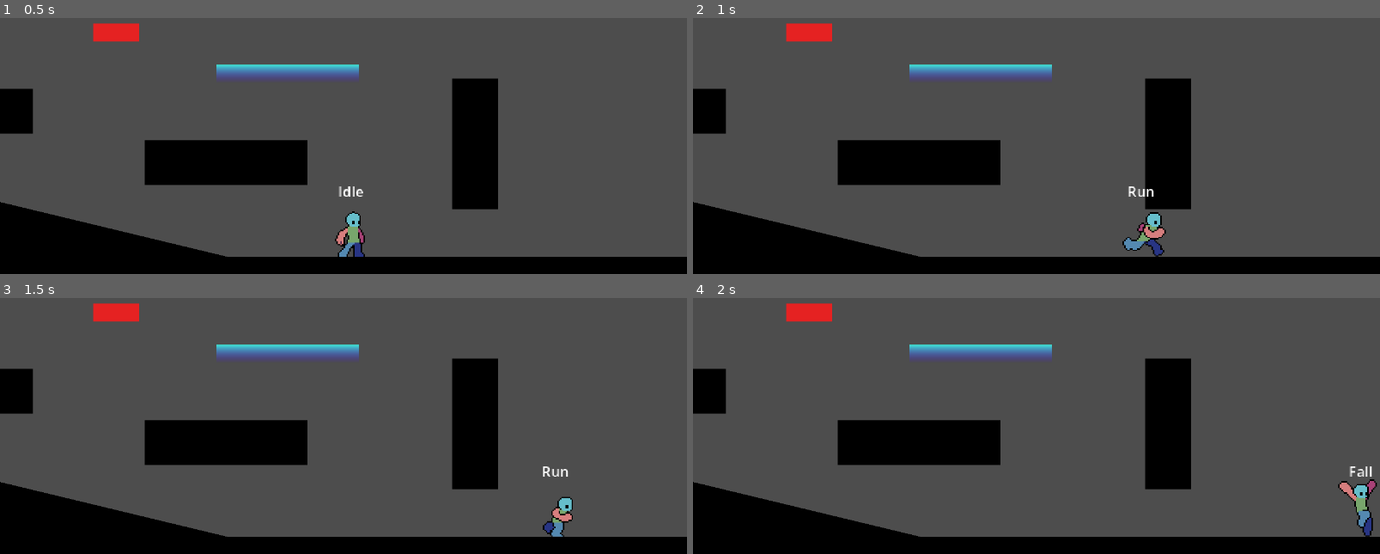
Above: before the commit, frames 1-4 (two rows, left to right).
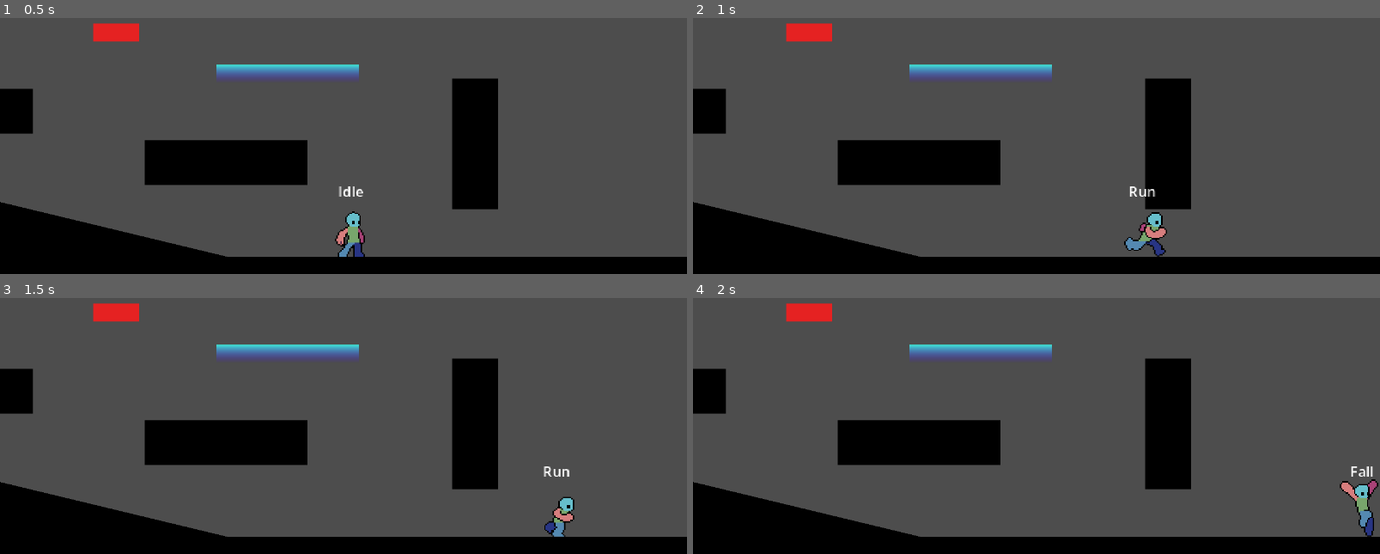
Above: after the commit, the same moments.

Repository: TianJunShi1/harry-forge
Game: Godot game, scene res://playground.tscn
The game is run twice, just before and just after one commit, with the same random seed, the same clock (stepped at 60 frames per second) and the same inputs.
Inputs:
- Up to frame 1 (0.5 s): no input
- Up to frame 2 (1 s): tap Enter (ui_accept) at 0.5 s; hold D (right) from 0.53 s (still down); tap Shift (run) at 0.6 s; tap Space (jump) at 0.77 s
- Up to frame 3 (1.5 s): keep holding D (right); tap Shift (run) at 1.35 s
- Up to frame 4 (2 s): keep holding D (right); tap Space (jump) at 1.52 s

Frame 1 is identical in both runs. In frame 2, 0.3% of the frame differs, in the area x 62-69%, y 65-94%; in frame 3, 0.3%; in frame 4, 0.4%, in the area x 93-100%, y 65-94%.

Commit message:
#4月20日 修改play碰撞体

Diff:
--- a/Player/player.tscn
+++ b/Player/player.tscn
@@ -359,8 +359,7 @@
 "speed": 15.0
 }]
 
-[sub_resource type="RectangleShape2D" id="RectangleShape2D_hvfyp"]
-size = Vector2(16, 28)
+[sub_resource type="CapsuleShape2D" id="CapsuleShape2D_5htga"]
 
 [node name="Player" type="CharacterBody2D" unique_id=330197014]
 collision_mask = 15
@@ -394,8 +393,8 @@
 animation = &"crouch"
 
 [node name="CollisionShape2D" type="CollisionShape2D" parent="." unique_id=923999458]
-position = Vector2(0, -14)
-shape = SubResource("RectangleShape2D_hvfyp")
+position = Vector2(0, -15)
+shape = SubResource("CapsuleShape2D_5htga")
 
 [node name="Label" type="Label" parent="." unique_id=1981062025]
 offset_left = -10.0
